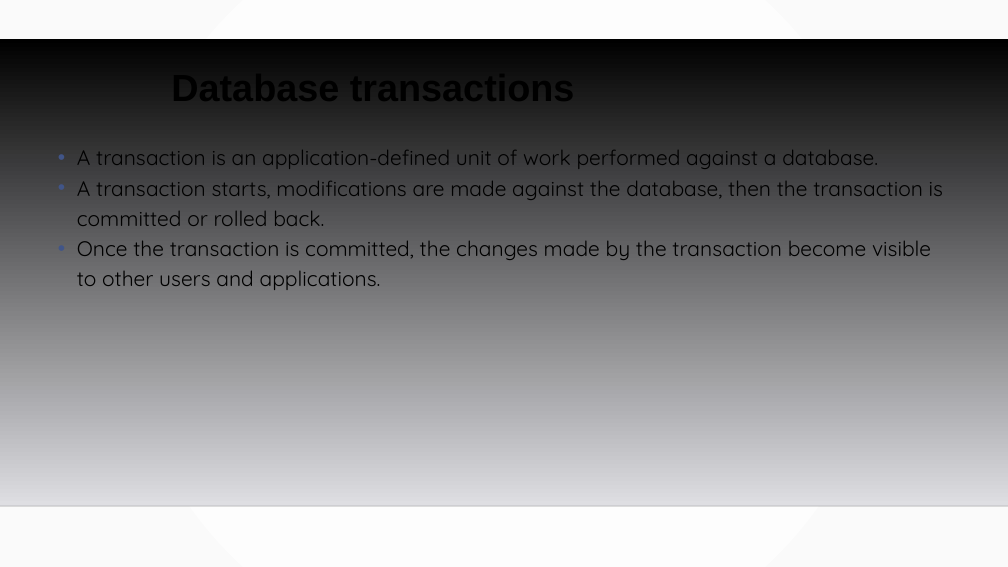
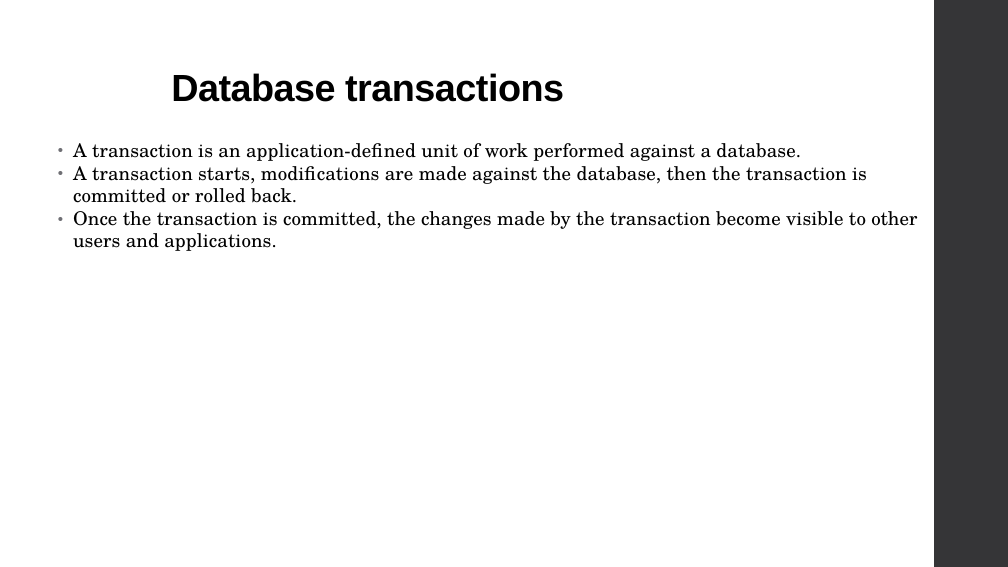
Before and after one commit to MGIS-UMN/GIS5577_week9, a slide deck: slide 3 of Database_Administration.odp. Drawn at 1008x567 pixels with LibreOffice and Linux fonts; fonts in the diff are those of the drawing; background and template pictures are left out. Boxes give left, top, right and bottom in pixels: in the first picture for what was removed or moved away, otherwise in the second. Text is boxed around its words. In the diff, an @@ line names an element or a change of style, - is before the commit and + after.

```diff
--- a/Database_Administration.odp
+++ b/Database_Administration.odp
@@ background gradient #FFFFFF to #FAFAFA to #FFFFFF @@
@@ title "Database transactions" at (171,73,564,102): letter spacing 0 to -0.5 pt @@
@@ freeform shape added at (934,0,1008,567), fill #353537 @@
@@ freeform shape removed at (0,39,1008,506) @@
@@ text "A transaction is an application-defined ..." at (73,143,917,251): size 20 to 18 pt, font Quicksand to TeX Gyre Schola, letter spacing 0 to 0.1 pt; indent changed; line spacing 1.2 to 0.95; more space between paragraphs; bullet colour #415588 to #6F6F74 @@
@@ line removed from (0, 506) to (1008, 506) @@
```
Also in this commit, not shown: 20 other slides changed, 1 other file.
